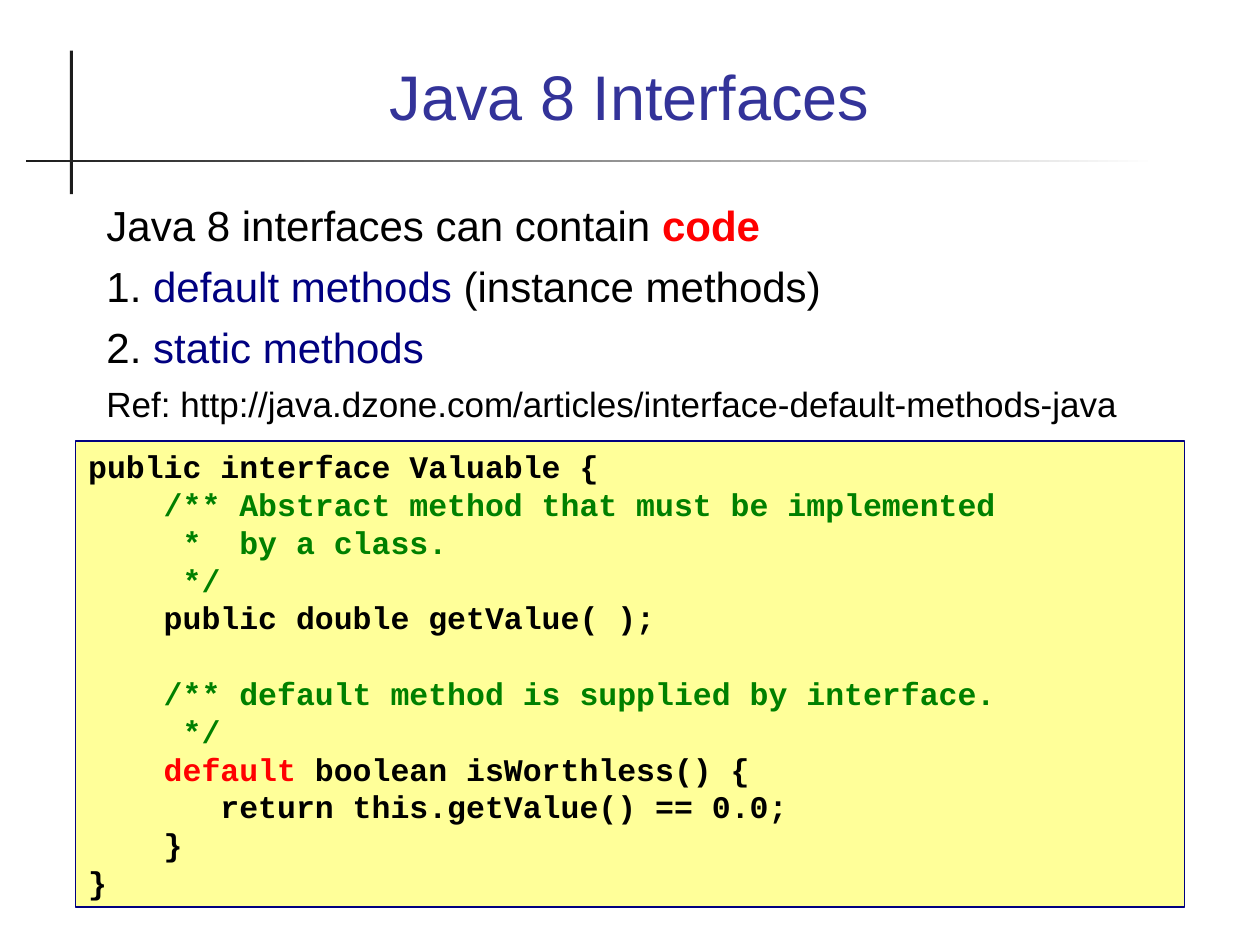
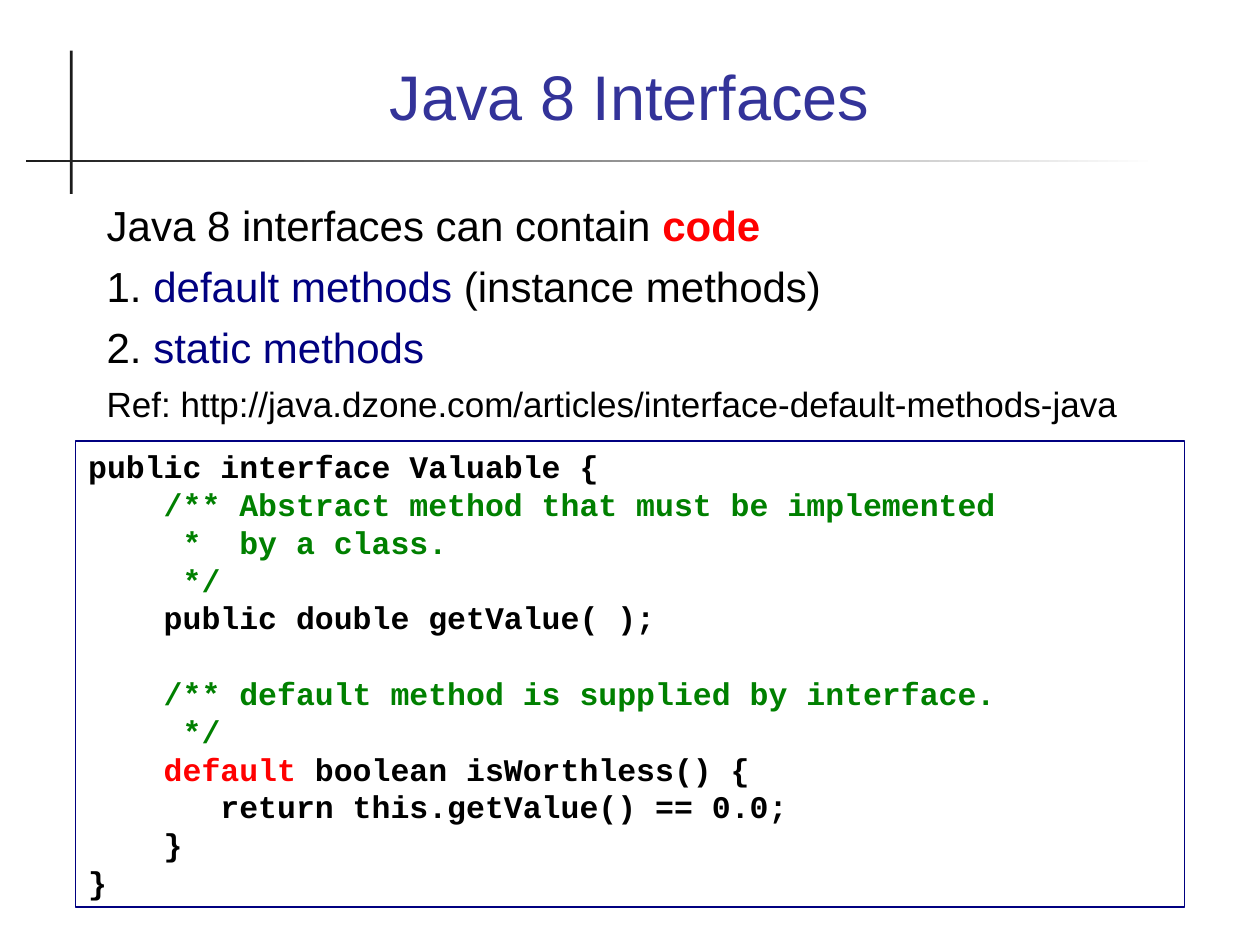
Before and after one commit to skeoop/skeoop.github.io, a slide deck: slide 28 of week2/2-Interfaces.ppt (slide 29 before the commit). Drawn at 1260x945 pixels with LibreOffice and Linux fonts; fonts in the diff are those of the drawing. Boxes give left, top, right and bottom in pixels: in the first picture for what was removed or moved away, otherwise in the second. Text is boxed around its words. In the diff, an @@ line names an element or a change of style, - is before the commit and + after.

```diff
--- a/week2/2-Interfaces.ppt
+++ b/week2/2-Interfaces.ppt
@@ text "Java 8 interfaces can contain ..." at bbox=[107, 210, 1117, 423]: indent changed @@
@@ rectangle "public interface Valuable {" at bbox=[76, 441, 1184, 907]: fill #FFFF99 to none @@
```
Also in this commit, not shown: 30 other slides changed, 1 slide removed, 3 other files.
